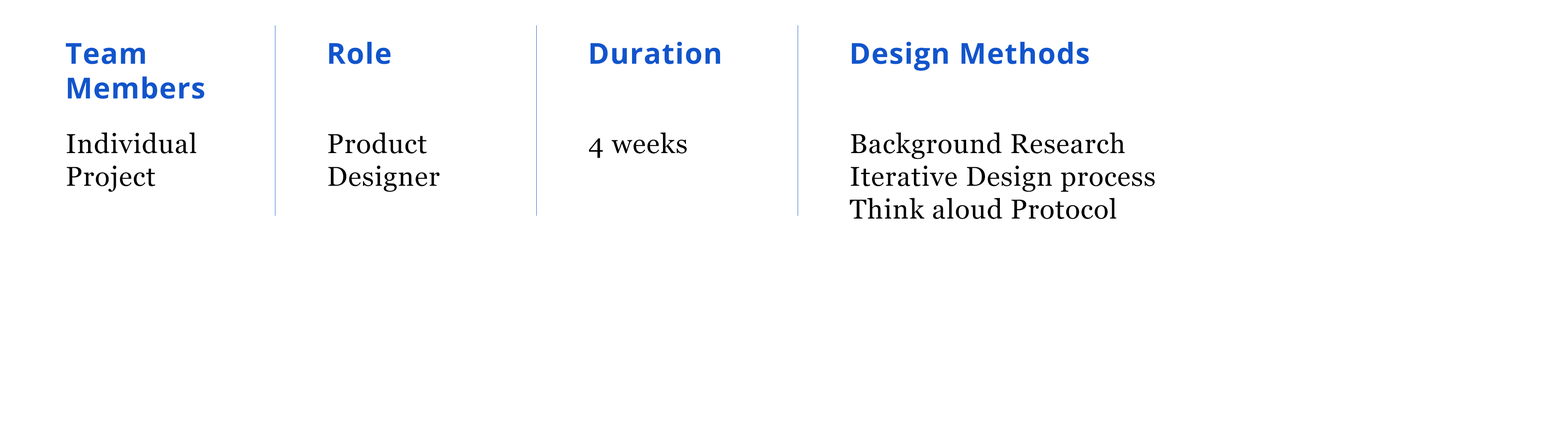
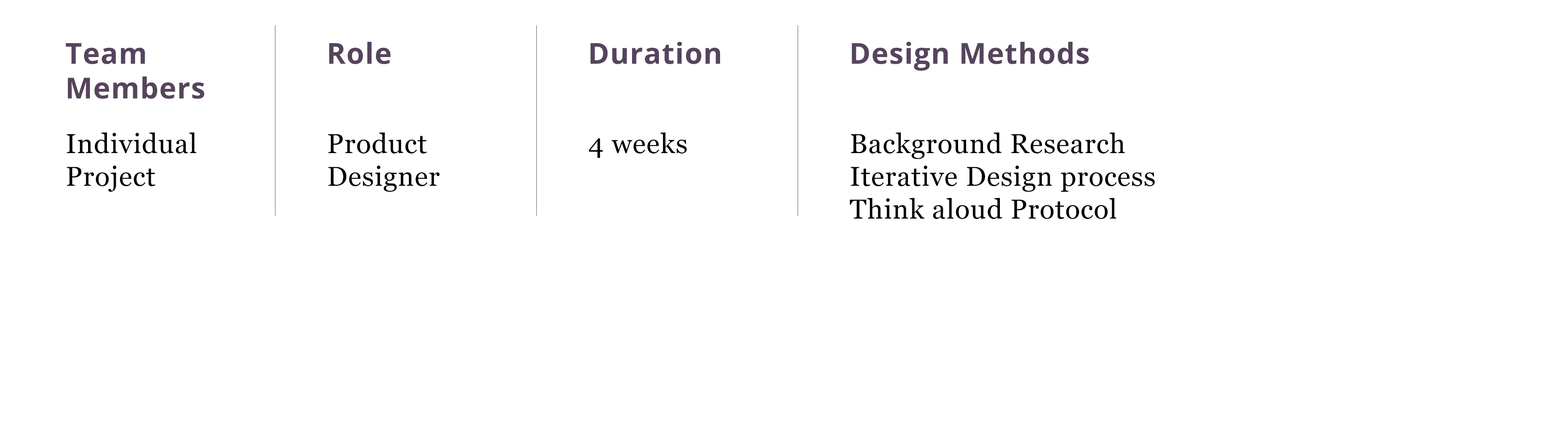
Before/after of a 1568×446 layered artwork. What changed in the layer stack:
painted on "Design Methods" (2nd of 2, in "Design Methods") over left=851, top=41, right=1089, bottom=71
painted on "Shape 1" (1st of 3, in "Duration") over left=797, top=25, right=799, bottom=216
painted on "Duration" (2nd of 2, in "Duration") over left=590, top=41, right=721, bottom=65
painted on "Shape 1" (2nd of 3, in "Role") over left=536, top=25, right=537, bottom=216
painted on "Role" (2nd of 2, in "Role") over left=328, top=41, right=391, bottom=65
painted on "Shape 1" (3rd of 3, in "Team Members") over left=275, top=25, right=276, bottom=216
painted on "Team Members" (2nd of 2, in "Team Members") over left=65, top=43, right=205, bottom=99
